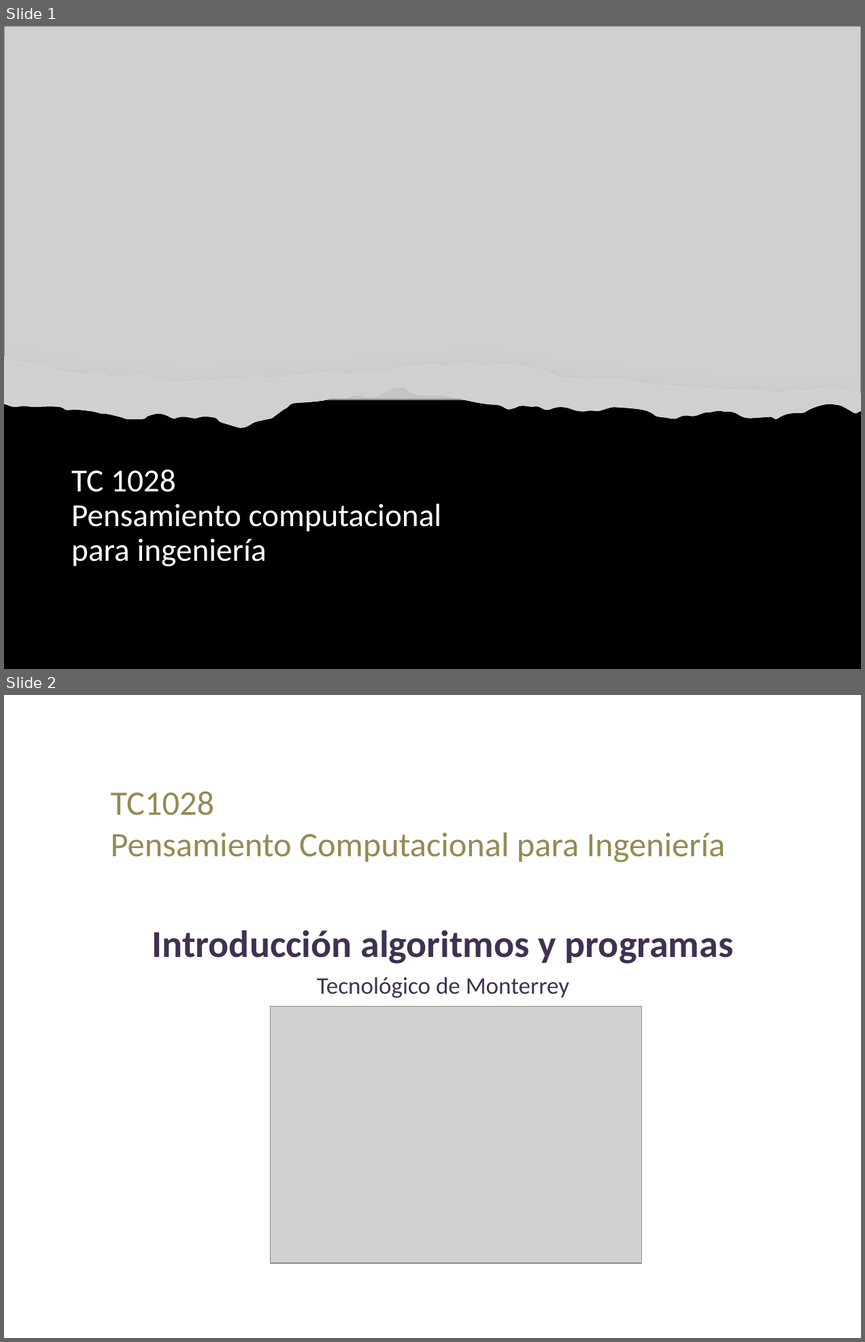
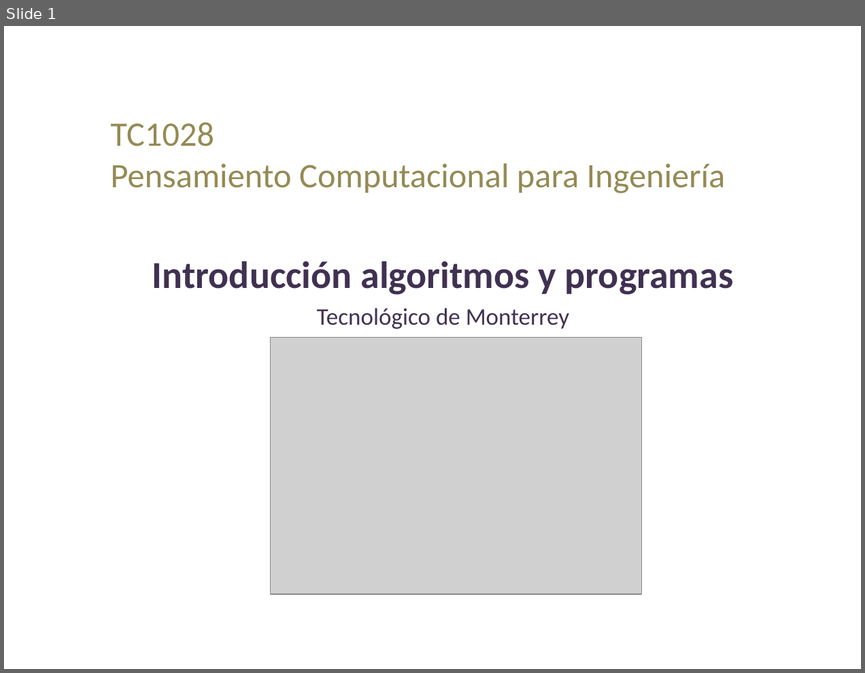
Before and after one commit to lizetheP/PensamientoC, a slide deck: CalendarioAgo2022/presentaciones/1_IntroduccionAlgoritmosProgramas.pptx. Shown one above the other, each under a label of ours: slides 1 and 2 before the commit, slide 1 after it. The pictures are 865x1342 and 865x673 pixels, drawn with LibreOffice and Linux fonts; fonts in the diff are those of the drawing; grey boxes stand for pictures. Boxes give left, top, right and bottom in pixels: in the first picture for what was removed or moved away, otherwise in the second. Text is boxed around its words. In the diff, an @@ line names an element or a change of style, - is before the commit and + after.

```diff
--- a/CalendarioAgo2022/presentaciones/1_IntroduccionAlgoritmosProgramas.pptx
+++ b/CalendarioAgo2022/presentaciones/1_IntroduccionAlgoritmosProgramas.pptx
@@ slide 1 removed at (4, 26, 861, 669), background #FFFFFF @@
@@ rectangle removed at (4, 26, 861, 669) @@
@@ picture removed at (4, 26, 861, 399) @@
@@ freeform shape removed at (4, 356, 861, 428) @@
@@ picture removed at (4, 356, 861, 428) @@
@@ title removed at (71, 469, 442, 566) @@
-TC 1028
-Pensamiento computacional para ingeniería
@@ what was slide 2 is now slide 1 @@
```
Also in this commit, not shown: 5 other files.
